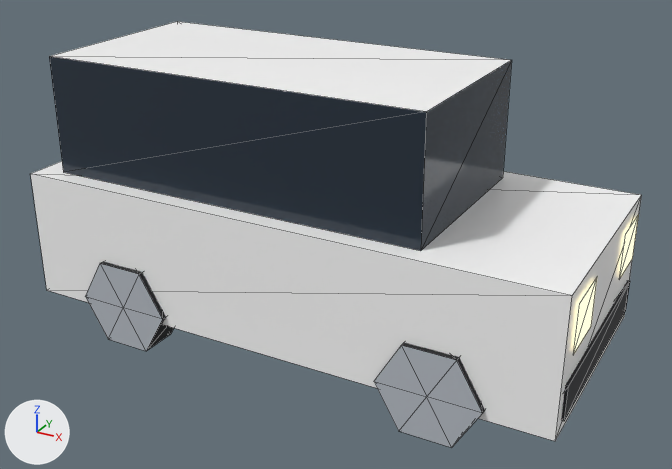
Renders of the glTF model public/models/props/van.glb from each side of a commit.
Before and after are seen from a 50 mm lens placed at (0.32, -0.567, 0.375), pointed at (0.01, -0.004, 0.093). Lighting does not change. The marker at lower left points along +X, +Y and +Z. The first picture is the older version. Mesh edges are drawn as thin lines. Vertices at exactly the same position are counted once.

The first picture shows 'van'.
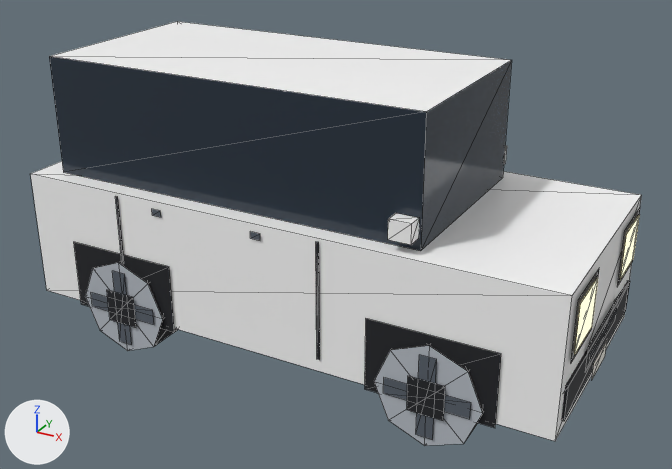
Edits to the bpy script that builds the scene:
```text
Add mat_white:
    mat_white = bpy.data.materials.new('white')
    # nodes: BsdfPrincipled, Mix, OutputMaterial, VertexColor
    # colours: white #f1eee6, mixed with the vertex colours
Add mat_metal_dark:
    mat_metal_dark = bpy.data.materials.new('metal_dark')
    # nodes: BsdfPrincipled, Mix, OutputMaterial, VertexColor
    # colours: greyish blue #59616b, mixed with the vertex colours
Change me_van:
    used by ob_van; location = (0.0, 0.0, 0.0)
    remove me_van.from_pydata(...)  # 104 vertices, 144 faces; spans x -0.212..0.212, y -0.094..0.094, z 0.005..0.22
    add me_van.from_pydata(...)  # 272 vertices, 264 faces; spans x -0.213..0.213, y -0.096..0.096, z 0.0..0.22
    me_van part 1: the loose piece of 8 vertices spanning x -0.21..0.21, y -0.09..0.09, z 0.03..0.13 is copied, and the copy is scaled about its middle by (0.0381, 0.0667, 0.14), then moved by (0.1, -0.081, 0.065); it spans x 0.092..0.108, y -0.087..-0.075, z 0.138..0.152
    me_van part 2: the loose piece of 4 vertices spanning x 0.212, y -0.078..-0.038, z 0.085..0.12 is moved by (0.001, 0.0, 0.0)
    me_van part 3: the loose piece of 4 vertices spanning x 0.212, y 0.038..0.078, z 0.085..0.12 is moved by (0.001, 0.0, 0.0)
    me_van part 4
    32 faces are deleted
    8 vertices in x -0.107..0.145, y -0.094..0.094, z 0.071 move by (0.008, 0.0, -0.006)
    8 vertices in x -0.145..0.107, y -0.094..0.094, z 0.071 move by (-0.008, 0.0, -0.006)
    8 vertices in x -0.145..0.107, y -0.094..0.094, z 0.005 move by (-0.008, 0.0, 0.006)
    8 vertices in x -0.107..0.145, y -0.094..0.094, z 0.005 move by (0.008, 0.0, 0.006)
    88 vertices are added at x -0.213..0.213, y -0.096..0.096, z 0.008..0.15
    8 new vertices lie (-0.027, 0.0, 0.011) away from vertices in x -0.107..0.145, y -0.094..0.094, z 0.071
    8 new vertices lie (0.027, 0.0, -0.011) away from vertices in x -0.145..0.107, y -0.094..0.094, z 0.005
    8 new vertices lie (0.092, 0.0, 0.0) away from vertices in x -0.172..0.08, y -0.091..0.091, z 0.028..0.082
    8 new vertices lie (0.06, 0.0, 0.0) away from vertices in x -0.156..0.096, y -0.095..0.095, z 0.032..0.044
    8 new vertices lie (0.026, 0.0, 0.0) away from vertices in x -0.139..0.113, y -0.096..0.096, z 0.025..0.051
    8 new vertices lie (0.012, 0.0, 0.0) away from vertices in x -0.132..0.12, y -0.095..0.095, z 0.008..0.068
    8 new vertices lie (0.008, 0.0, 0.0) away from vertices in x -0.092..-0.008, y -0.091..0.091, z 0.12..0.125
    8 new vertices lie (0.0, 0.048, 0.0) away from vertices in x -0.212..0.212, y -0.082..0.034, z 0.081..0.124
    4 new faces join them, mat_car_glass
    34 new faces join them, mat_black
    26 new faces join them, mat_metal_dark
    4 new faces join them, mat_white
    32 new faces join them, mat_tire
    32 new faces join them, mat_rim
    other edits to the shape of me_van do not show in these pictures
    add me_van.materials.append(mat_metal_dark)
    add me_van.materials.append(mat_white)
```

Location of each change, [x1, y1, x2, y2] in pixels of the pictures (672 x 469 px; the box of a moved part takes in the faces that stretch with it):
'van', reshaped: before [31, 21, 641, 448]; after [31, 21, 641, 446]
part 1 of me_van, added: after [388, 213, 419, 245]
part 2 of me_van, moved or reshaped: before [574, 278, 597, 353]; after [575, 278, 598, 354]
part 3 of me_van, moved or reshaped: before [619, 214, 639, 280]; after [620, 214, 640, 280]
part 4 of me_van, built on: before [85, 261, 485, 448]; after [74, 196, 640, 446]
